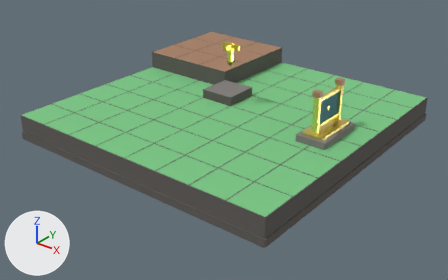
An edit to the glTF model models/rooms/world.gltf, drawn before and after from the same camera.
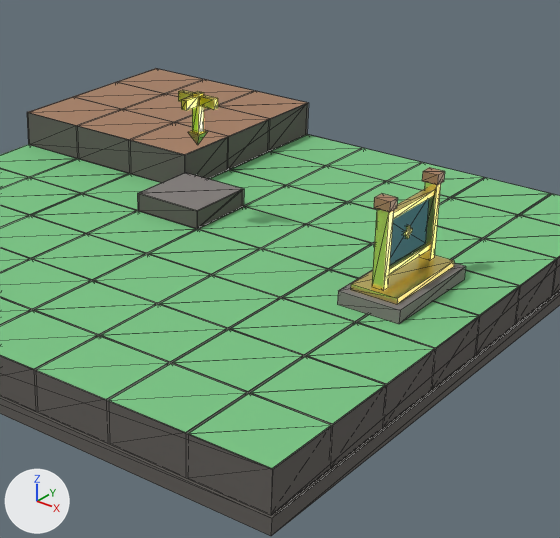
There are two pictures of each version: one whole from a 50 mm camera at (19.5, -25.0, 13.3) aimed at (0.5, -1.2, -1.5), one close up on the part from 31% to 89% of the width and 0% to 89% of the height. Arrows for +X, +Y and +Z are at lower left; the lights stay in place. The last two pictures show the newer version. The close-ups show mesh edges as thin lines. Vertices at exactly the same position are counted once.

Script lines for the objects in view, before the commit:
```python
me_starter_parcel_mesh = bpy.data.meshes.new('Starter_Parcel_Mesh')
me_starter_parcel_mesh.from_pydata(...)  # 959 vertices, 1240 faces; spans x -8.1..8.1, y -8.1..8.1, z -1.4..3.6
# faces by material slot: [128, 792, 132, 84, 4, 52, 48]
me_starter_parcel_mesh.materials.append(mat_grass_top_emerald)  # green #7cc886
me_starter_parcel_mesh.materials.append(mat_block_stone_base)  # grey #86817e
me_starter_parcel_mesh.materials.append(mat_mahogany_timber_stack)  # brown #ad8161
me_starter_parcel_mesh.materials.append(mat_gilded_brass_frame)  # yellow #f9e581
me_starter_parcel_mesh.materials.append(mat_pix_glass_aperture)  # cyan #a0f1f9
me_starter_parcel_mesh.materials.append(mat_tricurse_cursor_gold)  # yellow #ffec59
me_starter_parcel_mesh.materials.append(mat_mortar_seam_dark)  # dark grey #615d59
# before: 873 (6.1, -0.2, 1.5) at pixel (405, 232), 874 (6.1, 0.2, 1.5) at pixel (412, 228), 877 (6.1, 0.2, 1.5) at pixel (411, 232), 878 (6.1, -0.2, 1.5) at pixel (405, 236), 881 (6.1, -0.1, 1.6) at pixel (408, 226)
# before: 882 (6.1, 0.1, 1.6) at pixel (410, 225), 885 (6.1, 0.1, 1.4) at pixel (409, 237), 886 (6.1, -0.1, 1.4) at pixel (407, 239), 888 (6.0, 0.9, 0.9) at pixel (425, 243), 889 (6.0, -0.9, 0.9)
# before: 890 (6.0, -0.9, 2.1), 891 (6.0, 0.9, 2.1)
ob_starter_parcel_geometry = bpy.data.objects.new('Starter_Parcel_Geometry', me_starter_parcel_mesh)
ob_starter_parcel_geometry.location = (0.0, 0.0, 0.0)
```
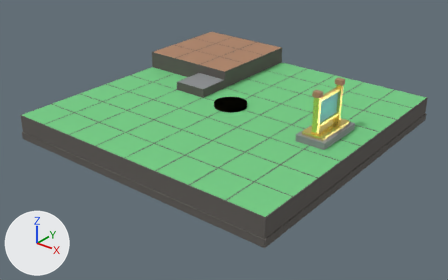
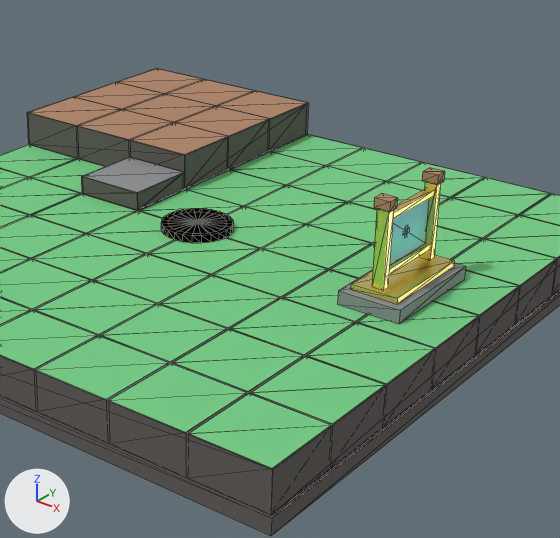
What differs and where, as boxes (x1, y1, x2, y2) in the close-ups (560 x 538 px; the box of a moved part takes in the faces that stretch with it):
part 1 of me_starter_parcel_mesh, added: after (161, 208, 233, 243)
part 2 of me_starter_parcel_mesh, deleted: before (178, 90, 193, 102)
part 3 of me_starter_parcel_mesh, deleted: before (199, 95, 218, 110)
part 4 of me_starter_parcel_mesh, deleted: before (181, 95, 198, 111)
part 5 of me_starter_parcel_mesh, deleted: before (192, 91, 204, 134)
part 6 of me_starter_parcel_mesh, deleted: before (188, 130, 208, 145)
part 7 of me_starter_parcel_mesh, moved or reshaped: before (137, 173, 244, 229); after (81, 157, 185, 211)
part 8 of me_starter_parcel_mesh, cut back: before (389, 199, 429, 266)
part 9 of me_starter_parcel_mesh, edited (looks the same): (0, 135, 560, 468) in both
part 10 of me_starter_parcel_mesh, recoloured: before (87, 174, 466, 324); after (142, 195, 466, 324)
part 11 of me_starter_parcel_mesh, edited (looks the same): (29, 69, 445, 212) in both

The change, as a list of edits to the scene's bpy script:
```text
Add mat_stone_modular_block:
    mat_stone_modular_block = principled_material('Stone_Modular_Block')
    mat_stone_modular_block.base_color = (0.28, 0.29, 0.3)  # grey #909395
    mat_stone_modular_block.metallic = 0.15
    mat_stone_modular_block.roughness = 0.75
Add mat_timber_mahogany:
    mat_timber_mahogany = principled_material('Timber_Mahogany')
    mat_timber_mahogany.base_color = (0.45, 0.24, 0.14)  # brown #b38669
    mat_timber_mahogany.metallic = 0.1
    mat_timber_mahogany.roughness = 0.65
Add mat_grass_modular_block:
    mat_grass_modular_block = principled_material('Grass_Modular_Block')
    mat_grass_modular_block.base_color = (0.18, 0.62, 0.24)  # green #76ce86
    mat_grass_modular_block.metallic = 0.05
    mat_grass_modular_block.roughness = 0.85
Change me_starter_parcel_mesh:
    used by ob_starter_parcel_geometry; location = (0.0, 0.0, 0.0)
    verts and faces of me_starter_parcel_mesh; kept vertices keep their numbers, new ones are numbered from 959
    remove me_starter_parcel_mesh.from_pydata(...)  # 959 vertices, 1240 faces; spans x -8.1..8.1, y -8.1..8.1, z -1.4..3.6
    add me_starter_parcel_mesh.from_pydata(...)  # 1024 vertices, 1330 faces; spans x -8.1..8.1, y -8.1..8.1, z -1.4..2.7
    me_starter_parcel_mesh part 1: a new loose piece of 51 vertices spanning x -0.9..0.9, y -0.9..0.9, z 0.0..0.2, in mat_gilded_brass_frame (yellow #f9e581)
    me_starter_parcel_mesh part 2: the loose piece of 8 vertices spanning x -0.6..-0.1, y -0.1..0.1, z 3.3..3.5 is deleted
    me_starter_parcel_mesh part 3: the loose piece of 8 vertices spanning x 0.1..0.6, y -0.1..0.1, z 3.3..3.5 is deleted
    me_starter_parcel_mesh part 4: the loose piece of 8 vertices spanning x -0.1..0.1, y -0.6..-0.1, z 3.3..3.5 is deleted
    me_starter_parcel_mesh part 5: the loose piece of 8 vertices spanning x -0.1..0.1, y -0.1..0.1, z 2.6..3.6 is deleted
    me_starter_parcel_mesh part 6: the loose piece of 5 vertices spanning x -0.2..0.2, y -0.2..0.2, z 2.2..2.6 is deleted
    me_starter_parcel_mesh part 7
    2 vertices are removed from x 0.0, y 0.0..2.0, z 0.5
    24 faces are deleted
    4 vertices move from x 0.0, y 0.0..2.0, z 0.0..0.5 to x -4.0, y 0.0..2.0, z 0.0..0.5
    2 vertices are added at (-4.0, 0.0, 0.5), (-4.0, 2.0, 0.5)
    12 new faces join them, mat_stone_modular_block (grey #909395)
    12 new faces join them, mat_mortar_seam_dark (dark grey #615d59)
    me_starter_parcel_mesh part 8
    add delete_faces([(888, 891, 889), (889, 891, 890)])
    add for i in [873, 874, 877, 878, 881, 882, 885, 886]: verts[i] += (-0.1, 0.0, 0.0)
    me_starter_parcel_mesh part 9: 128 faces spanning x -8.0..8.0, y -8.0..8.0, z 0.0 switch from mat_grass_top_emerald (green #7cc886) to mat_grass_modular_block (green #76ce86)
    me_starter_parcel_mesh part 10: 780 faces spanning x -8.0..8.0, y -8.0..8.0, z -1.0..0.3 switch from mat_block_stone_base (grey #86817e) to mat_stone_modular_block (grey #909395)
    me_starter_parcel_mesh part 11: 132 faces spanning x -8.0..6.2, y -1.2..8.0, z 0.0..2.7 switch from mat_mahogany_timber_stack (brown #ad8161) to mat_timber_mahogany (brown #b38669)
    other edits to the shape of me_starter_parcel_mesh do not show in these pictures
    remove me_starter_parcel_mesh.materials.append(mat_tricurse_cursor_gold)  # yellow #ffec59
```
